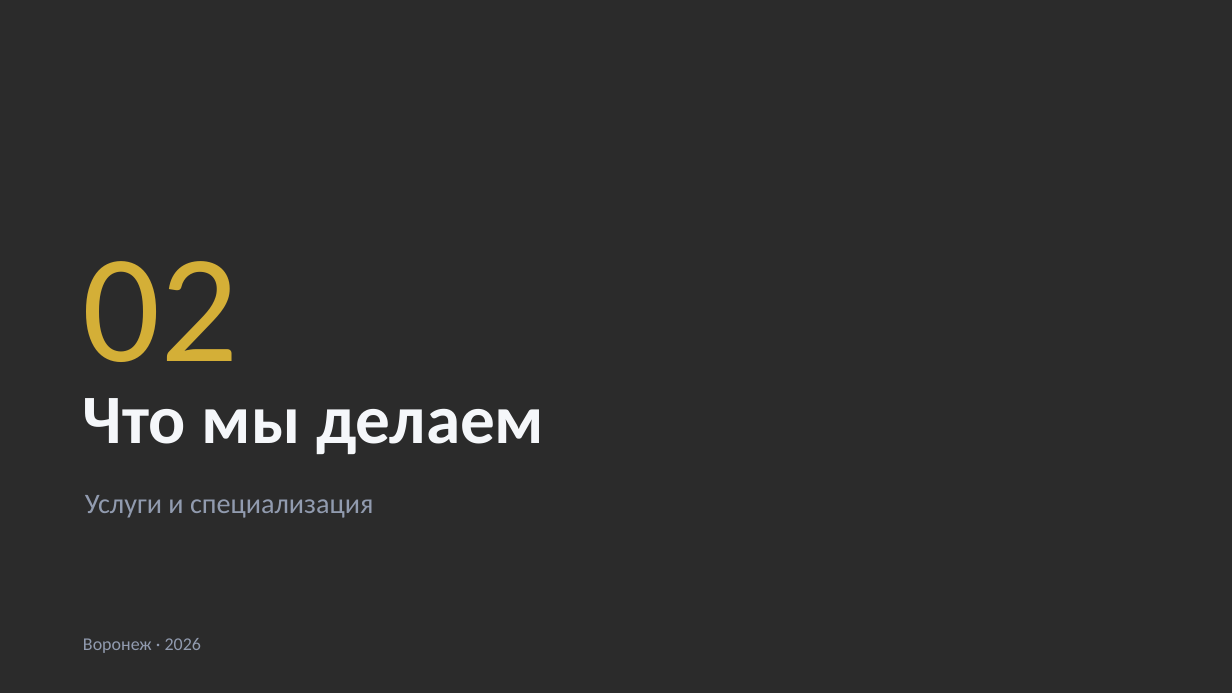
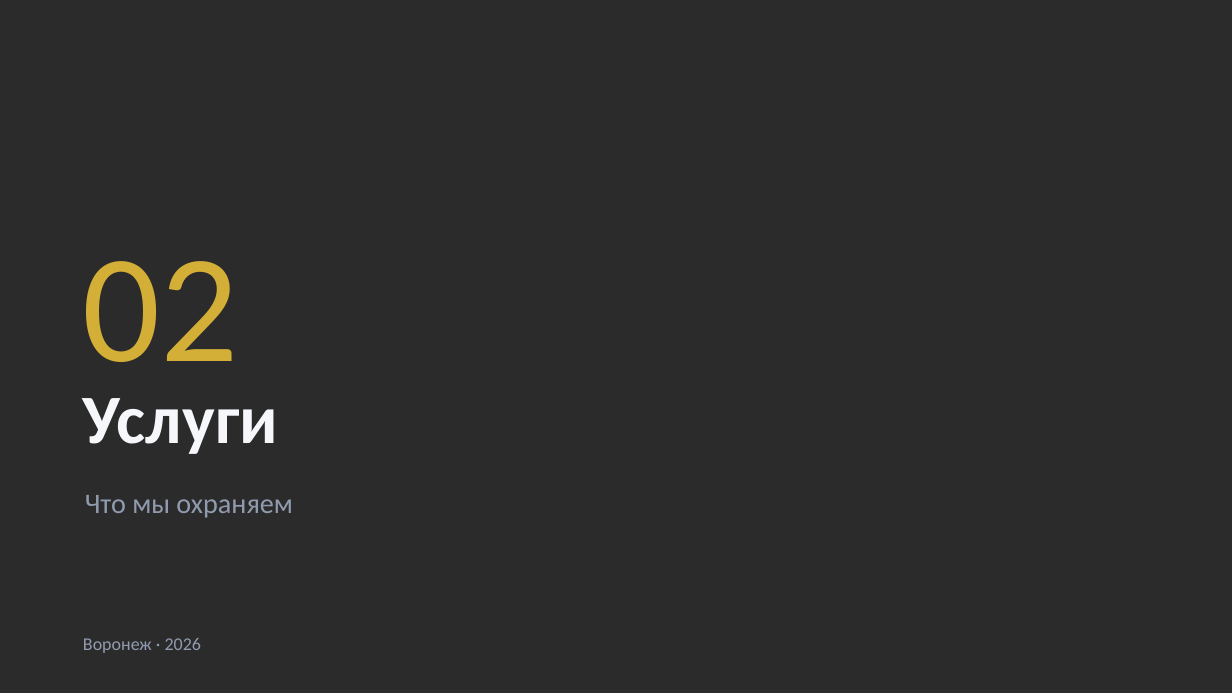
Before and after one commit to MatveyTORSHILOV/Gursa, a slide deck: slide 4 of presentation/gyurza-presentation.pptx. Drawn at 1232x693 pixels with LibreOffice and Linux fonts; fonts in the diff are those of the drawing; background and template pictures are left out; a plain dark background stands for a picture behind light text. Boxes give left, top, right and bottom in pixels: in the first picture for what was removed or moved away, otherwise in the second. Text is boxed around its words. In the diff, an @@ line names an element or a change of style, - is before the commit and + after.

```diff
--- a/presentation/gyurza-presentation.pptx
+++ b/presentation/gyurza-presentation.pptx
@@ text at (83,398,278,454): text changed @@
-Что мы делаем
+Услуги
@@ text at (85,495,292,518): text changed @@
-Услуги и специализация
+Что мы охраняем
```
Also in this commit, not shown: 5 other slides changed, 6 slides added, 9 slides removed, 1 other file.
